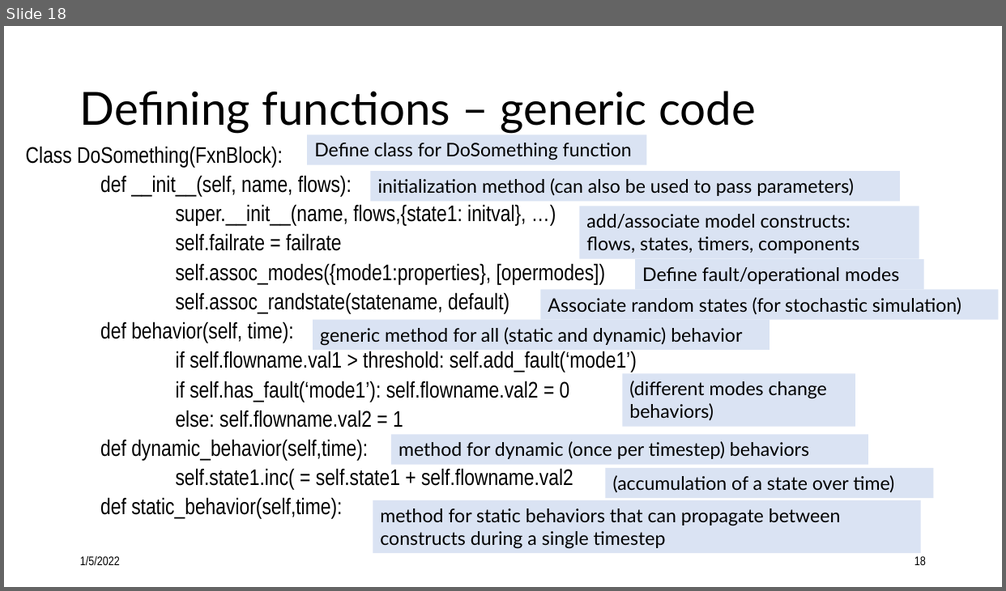
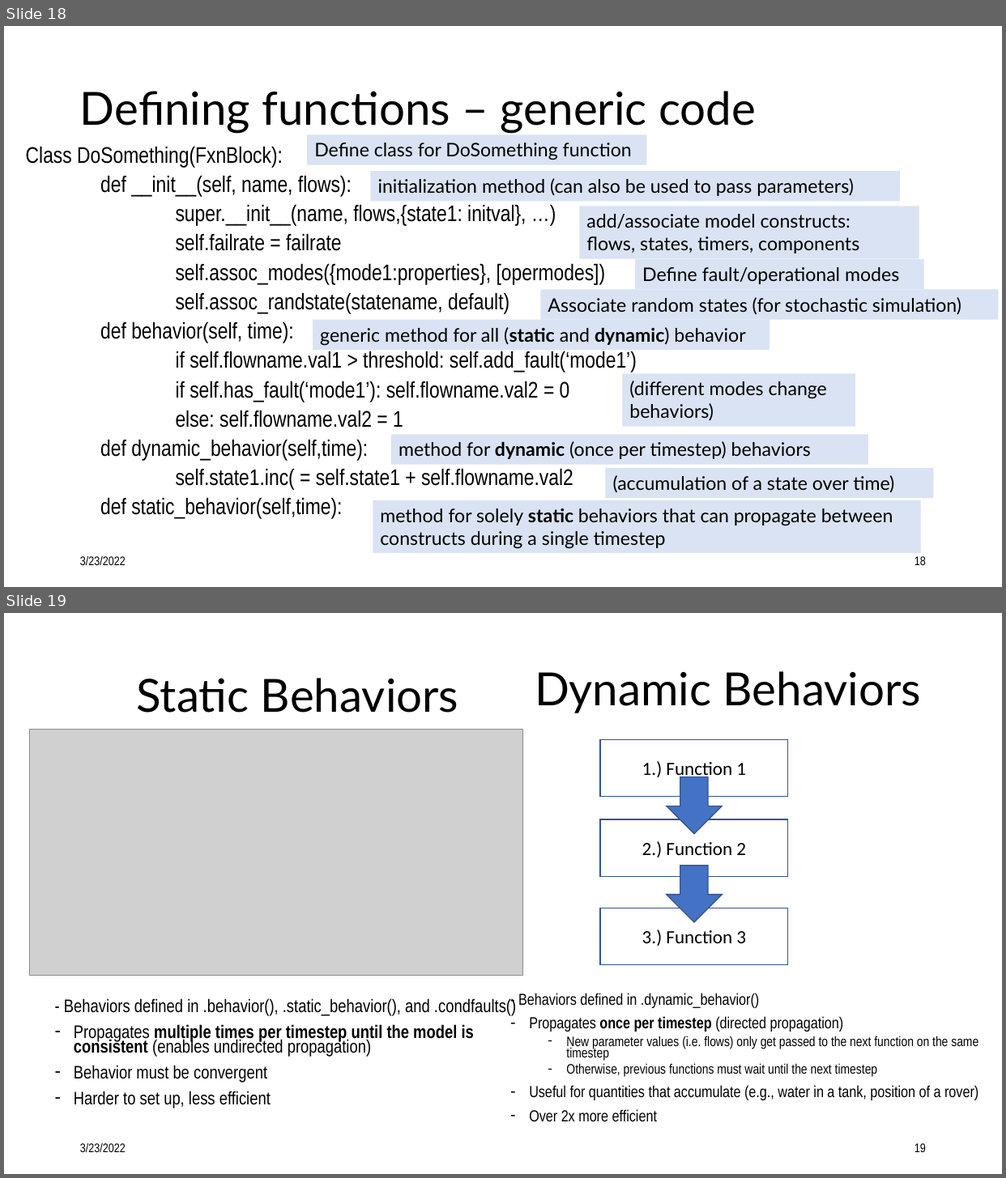
Before and after one commit to nasa/fmdtools, a slide deck: docs/Intro to fmdtools.pptx. Shown one above the other, each under a label of ours: slide 18 before the commit, slides 18 and 19 after it. The pictures are 1006x591 and 1006x1178 pixels, drawn with LibreOffice and Linux fonts; fonts in the diff are those of the drawing; grey boxes stand for pictures. Boxes give left, top, right and bottom in pixels: in the first picture for what was removed or moved away, otherwise in the second. Text is boxed around its words. In the diff, an @@ line names an element or a change of style, - is before the commit and + after.

```diff
--- a/docs/Intro to fmdtools.pptx
+++ b/docs/Intro to fmdtools.pptx
@@ slide 19 added at (4, 613, 1002, 1174), background #FFFFFF @@
@@ title added at (136, 678, 458, 713), 44 pt, text #000000 @@
+Static Behaviors
@@ text added at (535, 671, 921, 713), 44 pt, text #000000 @@
+Dynamic Behaviors
@@ picture added at (29, 730, 523, 975) @@
@@ rectangle added at (601, 739, 789, 796), fill #FFFFFF, outline #325491 1 pt, 18 pt, text #000000 @@
+1.) Function 1
@@ down arrow added at (667, 777, 722, 834), fill #4472C4, outline #325491 1 pt @@
@@ rectangle added at (601, 820, 789, 876), fill #FFFFFF, outline #325491 1 pt, 18 pt, text #000000 @@
+2.) Function 2
@@ down arrow added at (667, 865, 722, 922), fill #4472C4, outline #325491 1 pt @@
@@ rectangle added at (601, 908, 789, 965), fill #FFFFFF, outline #325491 1 pt, 18 pt, text #000000 @@
+3.) Function 3
@@ text added at (64, 999, 516, 1109), 17.5 pt, text #000000 @@
+- Behaviors defined in .behavior(), .static_behavior(), and .condfaults()
+– Propagates multiple times per timestep until the model is consistent (enables undirected propagation)
+– Behavior must be convergent
+– Harder to set up, less efficient
@@ text added at (518, 993, 978, 1122), 15.4 pt, text #000000 @@
+- Behaviors defined in .dynamic_behavior()
+– Propagates once per timestep (directed propagation)
+  – New parameter values (i.e. flows) only get passed to the next function on the same timestep
+  – Otherwise, previous functions must wait until the next timestep
+– Useful for quantities that accumulate (e.g., water in a tank, position of a rover)
+– Over 2x more efficient
@@ text added at (80, 1144, 126, 1152), 12 pt, text #000000 @@
+3/23/2022
@@ page number added at (914, 1144, 926, 1152), 12 pt, text #000000 @@
+19
@@ slide 18 changed as well @@
@@ rectangle "generic method for all (static ..." at (313, 320, 769, 350): bold on in "(static dynamic)" @@
@@ rectangle "method for dynamic (once per ..." at (391, 435, 868, 465): bold on in "dynamic" @@
@@ text in rectangle at (380, 509, 893, 549): text changed @@
-method for static behaviors that can propagate between constructs during a single timestep
+method for solely static behaviors that can propagate between constructs during a single timestep
@@ text at (80, 557, 126, 565): text changed @@
-1/5/2022
+3/23/2022
```
Also in this commit, not shown: 36 other slides changed, 1 slide removed.
